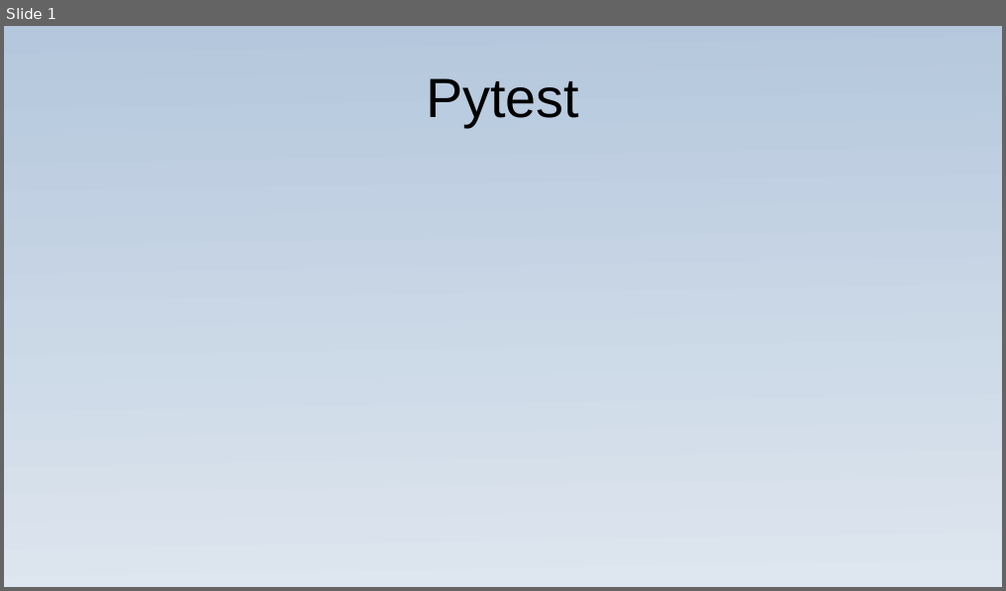
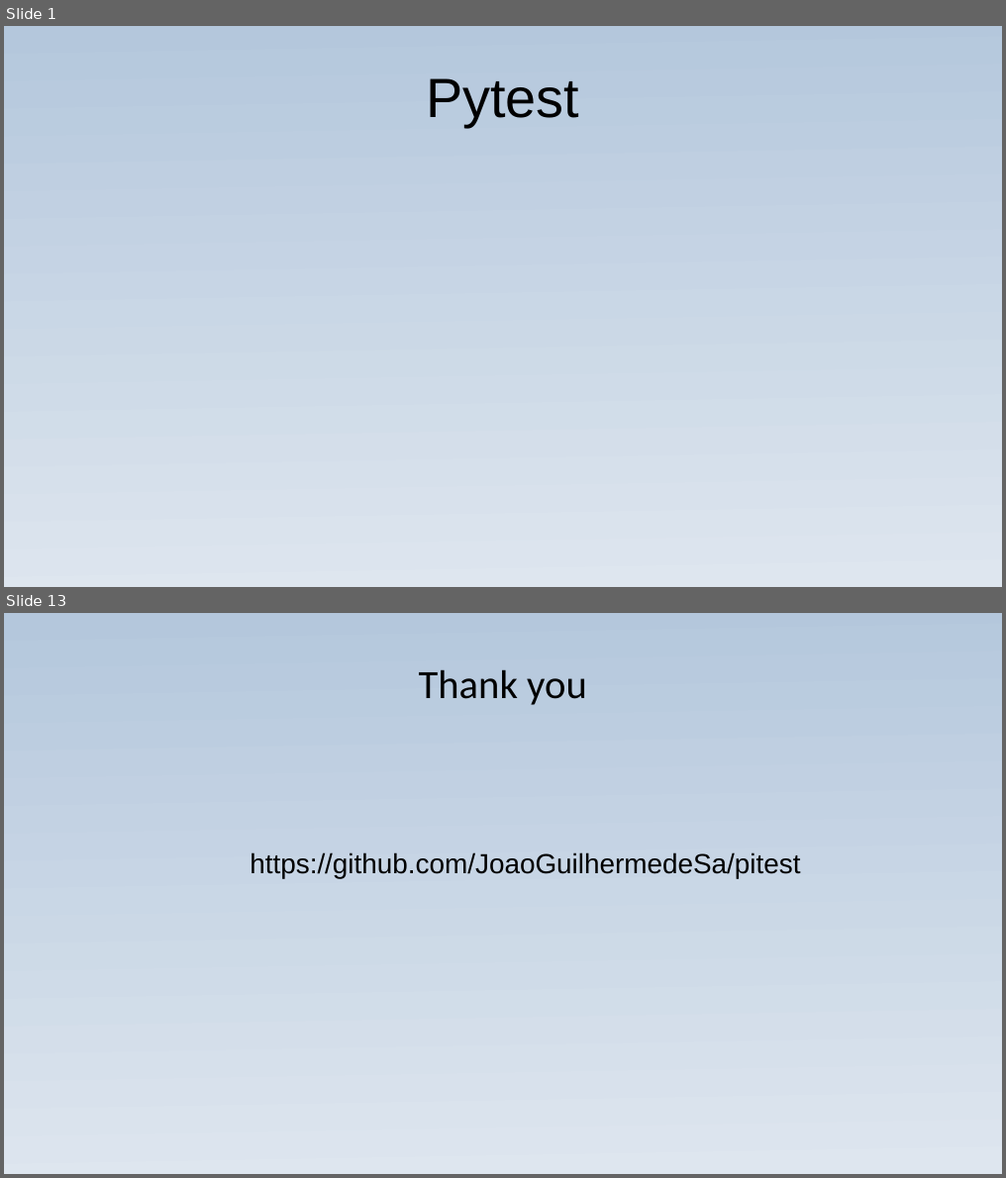
Before and after one commit to JoaoGuilhermedeSa/pitest, a slide deck: Presentation_exibition.ppsx. Shown one above the other, each under a label of ours: slide 1 before the commit, slides 1 and 13 after it; the slides between them are not shown. The pictures are 1006x591 and 1006x1178 pixels, drawn with LibreOffice and Linux fonts; fonts in the diff are those of the drawing; background and template pictures are left out. Boxes give left, top, right and bottom in pixels: in the first picture for what was removed or moved away, otherwise in the second. Text is boxed around its words. In the diff, an @@ line names an element or a change of style, - is before the commit and + after.

```diff
--- a/Presentation_exibition.ppsx
+++ b/Presentation_exibition.ppsx
@@ slide 13 added at <box>4,613,1002,1174</box>, background gradient #B4C7DC to #DEE6EF @@
@@ title added at <box>419,669,587,705</box>, 32 pt, text #000000 @@
+Thank you
@@ text added at <box>250,853,800,878</box>, 22 pt, text #000000 @@
+https://github.com/JoaoGuilhermedeSa/pitest
```
Also in this commit, not shown: 1 slide changed, 1 other slide added, 4 slides removed, 1 other file.
